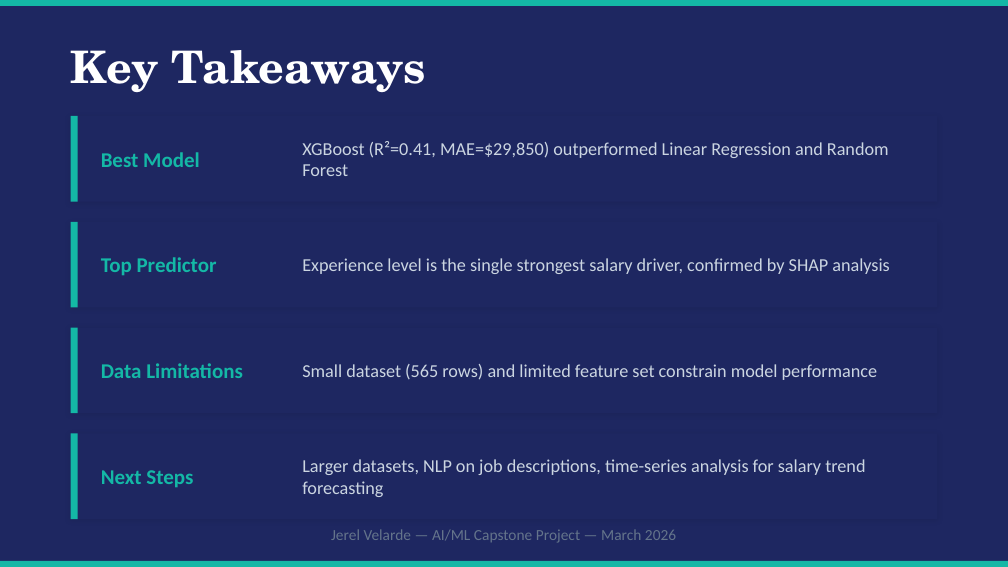
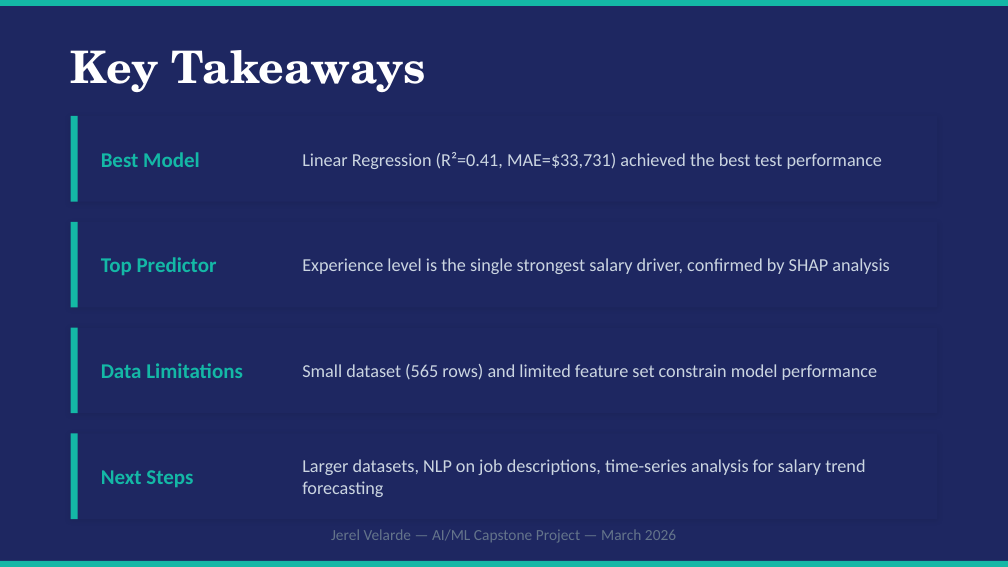
Before and after one commit to GeneralJerel/ai-salary-predictor, a slide deck: slide 11 of reports/presentation-slides/Jerel_Velarde_Technical_Presentation.pptx. Drawn at 1008x567 pixels with LibreOffice and Linux fonts; fonts in the diff are those of the drawing. Boxes give left, top, right and bottom in pixels: in the first picture for what was removed or moved away, otherwise in the second. Text is boxed around its words. In the diff, an @@ line names an element or a change of style, - is before the commit and + after.

```diff
--- a/reports/presentation-slides/Jerel_Velarde_Technical_Presentation.pptx
+++ b/reports/presentation-slides/Jerel_Velarde_Technical_Presentation.pptx
@@ text at <box>302,152,882,169</box>: text changed @@
-XGBoost (R²=0.41, MAE=$29,850) outperformed Linear Regression and Random Forest
+Linear Regression (R²=0.41, MAE=$33,731) achieved the best test performance
```
Also in this commit, not shown: 1 other slide changed, 2 other files.
